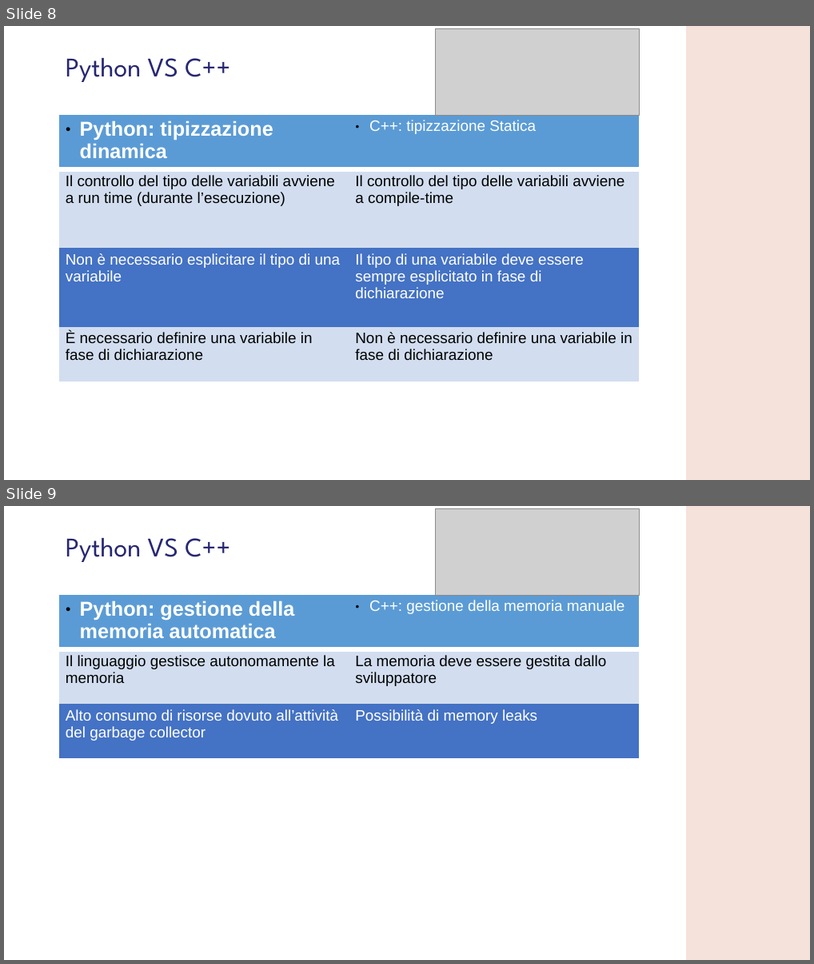
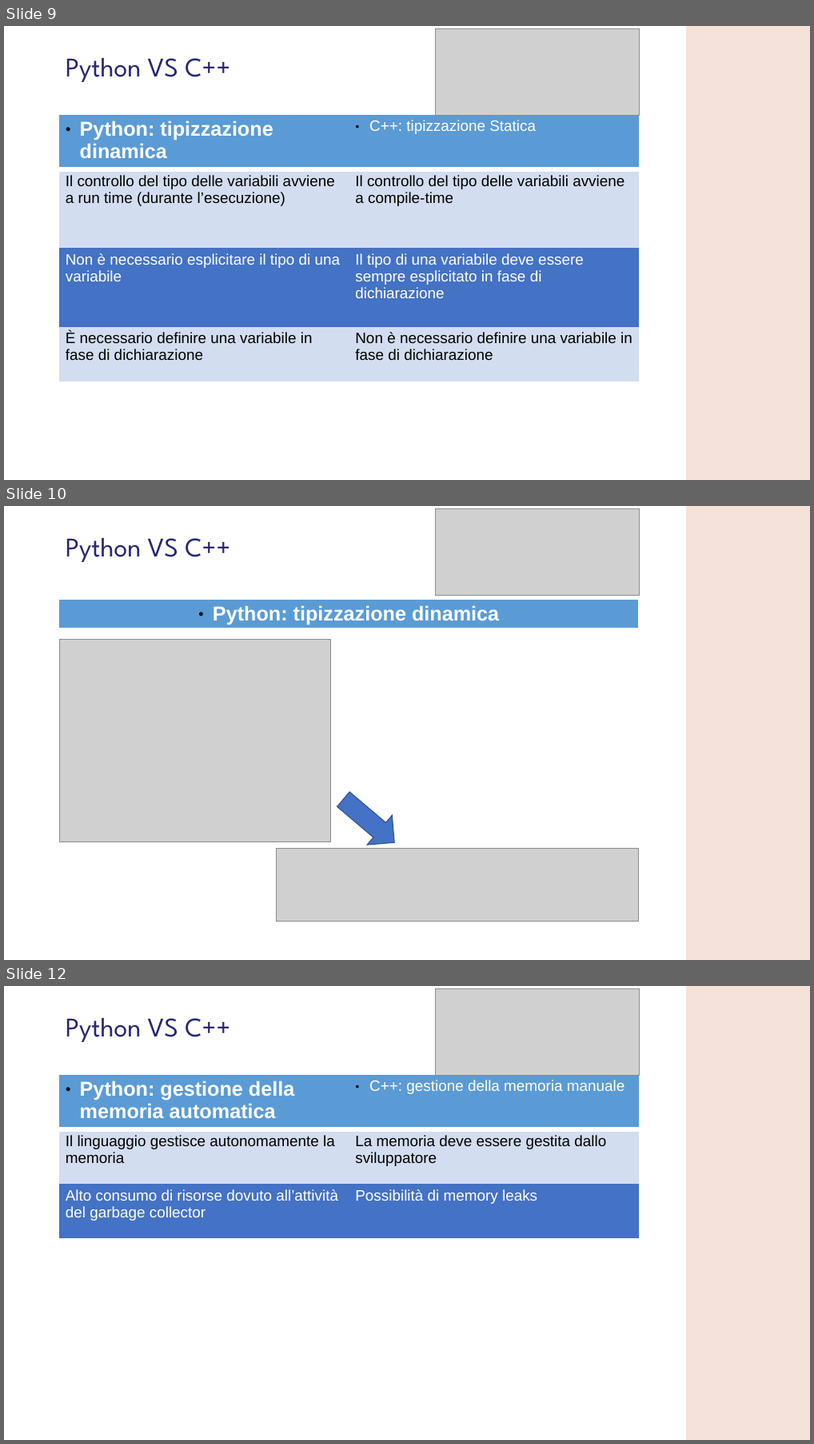
Before and after one commit to GMATZEU42/WS, a slide deck: WS01/WS_1.odp. Shown one above the other, each under a label of ours: slides 8 and 9 before the commit, slides 9, 10 and 12 after it; the slides between them are not shown. The pictures are 814x964 and 814x1444 pixels, drawn with LibreOffice and Linux fonts; fonts in the diff are those of the drawing; grey boxes stand for pictures; background and template pictures are left out. Boxes give left, top, right and bottom in pixels: in the first picture for what was removed or moved away, otherwise in the second. Text is boxed around its words. In the diff, an @@ line names an element or a change of style, - is before the commit and + after.

```diff
--- a/WS01/WS_1.odp
+++ b/WS01/WS_1.odp
@@ slide 10 added at (4,506,810,960), background #FFFFFF; not listed: 1 template element that a slide beside it also shows @@
@@ picture added at (435,508,639,595) @@
@@ title added at (66,538,230,562), 32 pt, text #272774 @@
+Python VS C++
@@ table added at (60,599,639,628), 1 rows, 1 columns @@
+Python: tipizzazione dinamica
@@ picture added at (60,639,331,842) @@
@@ freeform shape added at (331,784,407,857), fill #4472C4, outline #2F528F 0.99 pt @@
@@ picture added at (276,848,638,920) @@
@@ what was slide 8 is now slide 9 @@
@@ what was slide 9 is now slide 12 @@
```
Also in this commit, not shown: 3 slides changed, 2 other slides added, 8 other files.
